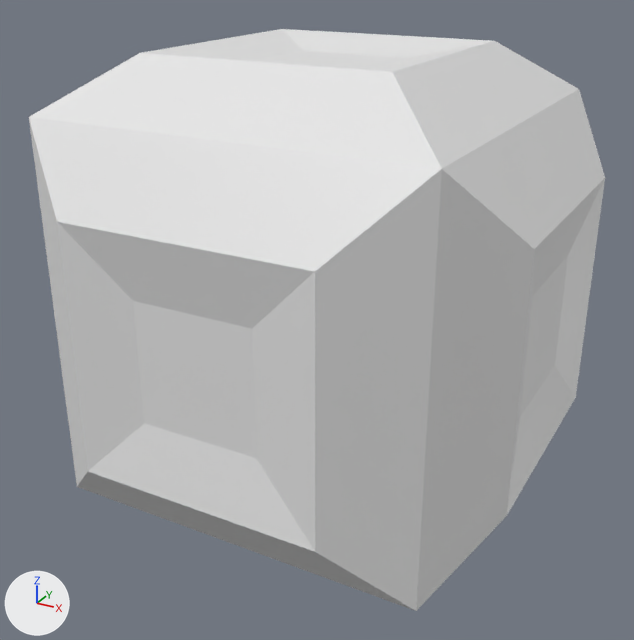
One commit to the FBX model Content/MyMeshes/Doodads/blends&fbx/sciBox.fbx: the scene before it, then after it.
Rendered twice from a camera (50 mm lens) standing at (2.09, -3.9, 1.76) and looking at (-0.01, -0.08, -0.15). Every picture has the same lights, and +X, +Y and +Z are marked at lower left.
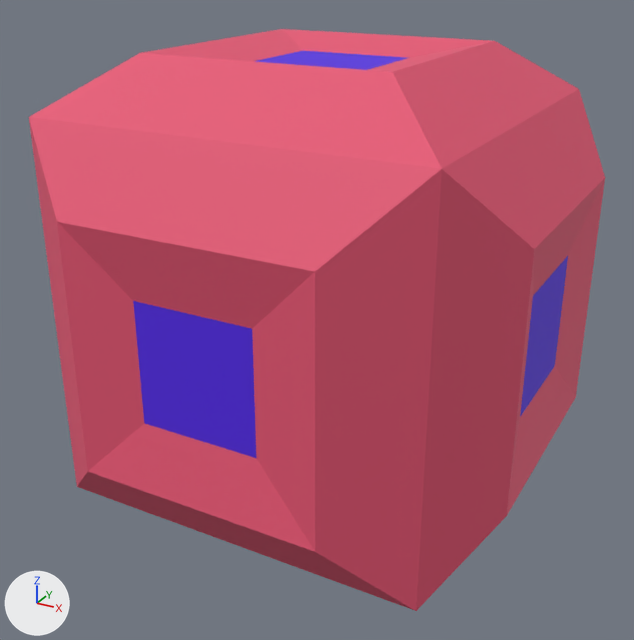
The change, as a list of edits to the scene's bpy script:
```text
Add mat_material_002:
    mat_material_002 = principled_material('Material.002')
    mat_material_002.base_color = (0.0863, 0.0176, 0.8)  # purple #5324e7
    mat_material_002.roughness = 0.69
Add mat_material_001:
    mat_material_001 = principled_material('Material.001')
    mat_material_001.base_color = (0.8, 0.0932, 0.174)  # red #e75674
    mat_material_001.roughness = 0.69
Change me_cube:
    where me_cube.from_pydata(...)  # 56 vertices, 54 faces; spans x -1.26..1.26, y -1.26..1.26, z -1.26..1.26
    used by ob_cube; location = (0.0, 0.0, 0.0)
    me_cube part 1: 48 of the faces centred in x -1.23..1.23, y -1.23..1.23, z -1.23..1.23 switch from no material to mat_material_001 (red #e75674)
    me_cube part 2: 3 of the faces centred in x -1.2..0.0, y 0.0..1.2, z 0.0..1.2 switch from no material to mat_material_002 (purple #5324e7)
    me_cube part 3: 1 of the faces centred in x 0.0, y -1.2, z 0.0 switch from no material to mat_material_002 (purple #5324e7)
    me_cube part 4: 1 of the faces centred in x 1.2, y 0.0, z 0.0 switch from no material to mat_material_002 (purple #5324e7)
```

What differs and where, as boxes [x1, y1, x2, y2] in the pictures (634 x 640 px):
part 1 of me_cube, recoloured (white to red)
    both: [29, 29, 605, 611]
part 2 of me_cube, recoloured
    both: [255, 51, 407, 70]
part 3 of me_cube, recoloured
    both: [133, 301, 256, 458]
part 4 of me_cube, recoloured
    both: [520, 256, 568, 417]
